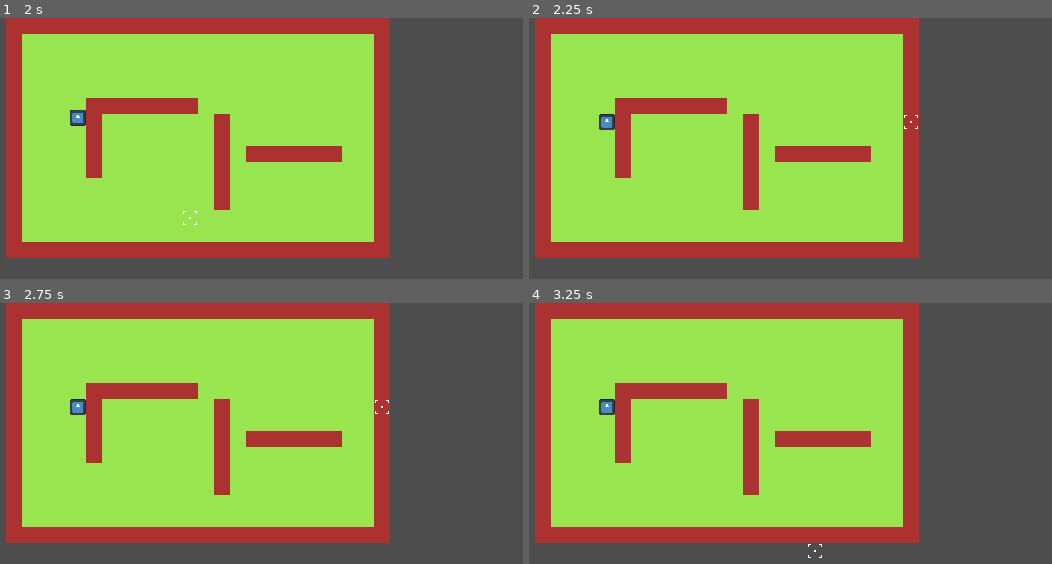
Above: before the commit, frames 1-4 (two rows, left to right).
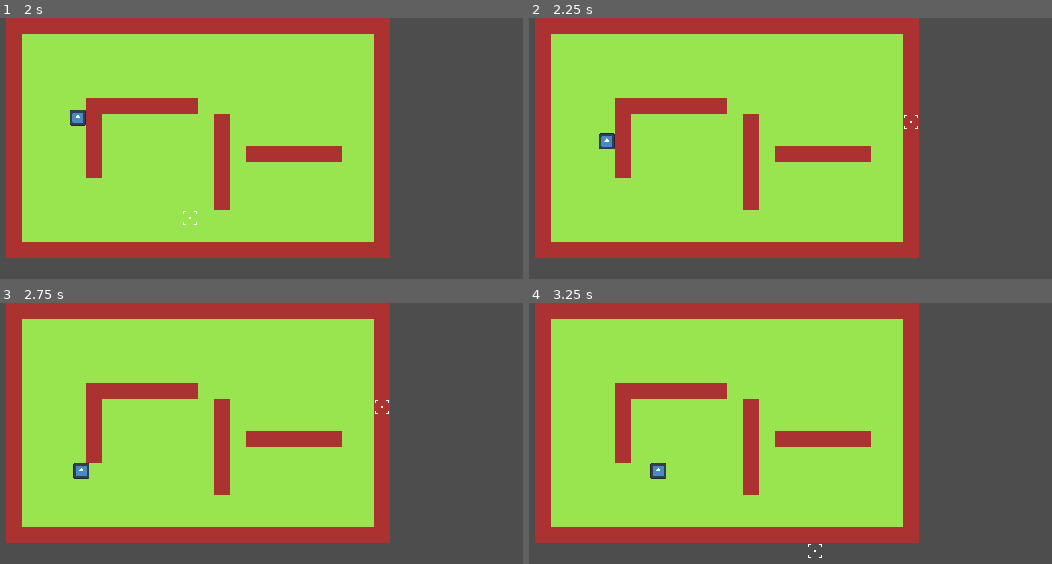
Above: after the commit, the same moments.

Repository: Junsonli/FIRSTMINIGAME-
Game: Godot game, scene res://Scene/level_scene.tscn
The game is run twice, just before and just after one commit, with the same random seed, the same clock (stepped at 60 frames per second) and the same inputs. The engine's default icon, where the game draws it, is replaced by a stand-in: a white triangle on a blue panel in a dark square.
Inputs (mouse positions are in pixels of both pictures, inside the frame that each line leads up to):
- Up to frame 1 (2 s): tap Enter at 0.5 s; move the mouse to (449, 179) at 0.52 s; press the mouse at (449, 179) at 0.53 s; tap Space at 1.25 s; move the mouse to (183, 216) at 1.27 s; release the mouse at (183, 216) at 1.28 s; click (183, 216) at 1.35 s
- Up to frame 2 (2.25 s): move the mouse to (905, 119) at 2.02 s; press the mouse at (905, 119) at 2.03 s
- Up to frame 3 (2.75 s): no input
- Up to frame 4 (3.25 s): move the mouse to (806, 556) at 2.77 s; release the mouse at (806, 556) at 2.78 s; click (806, 556) at 2.85 s

Frame 1 is identical in both runs. In frame 2, 0.4% of the frame differs, in the area x 13-17%, y 36-51%; in frame 3, 0.4%; in frame 4, 0.4%.

Commit message:
第五节课：移动做成技能以及占位其他技能

Diff:
--- /dev/null
+++ b/Scene/actions/bow_action.gd
@@ -0,0 +1,8 @@
+extends BaseAction
+class_name BowAction
+
+
+func start_action(target_grid_position:Vector2i,on_action_finished:Callable) -> void:
+	super.start_action(target_grid_position,on_action_finished)
+	print("Start"+action_name)
+	finish_action()
--- /dev/null
+++ b/Scene/actions/bow_action.tscn
@@ -0,0 +1,7 @@
+[gd_scene format=3 uid="uid://dk3sdx6fl8o0r"]
+
+[ext_resource type="Script" uid="uid://cjcjd0vwegi0j" path="res://Scene/actions/bow_action.gd" id="1_etljp"]
+
+[node name="BowAction" type="Node" unique_id=762374798]
+script = ExtResource("1_etljp")
+metadata/_custom_type_script = "uid://ln7vx4x445c3"
--- /dev/null
+++ b/Scene/actions/fireball_action.gd
@@ -0,0 +1,8 @@
+extends BaseAction
+class_name FireballAction
+
+
+func start_action(target_grid_position:Vector2i,on_action_finished:Callable) -> void:
+	super.start_action(target_grid_position,on_action_finished)
+	print("Start"+action_name)
+	finish_action()
--- /dev/null
+++ b/Scene/actions/fireball_action.tscn
@@ -0,0 +1,7 @@
+[gd_scene format=3 uid="uid://cf46v3u2l4pd5"]
+
+[ext_resource type="Script" uid="uid://ceqvs63hhwra1" path="res://Scene/actions/fireball_action.gd" id="1_mqrxq"]
+
+[node name="FireballAction" type="Node" unique_id=951063425]
+script = ExtResource("1_mqrxq")
+metadata/_custom_type_script = "uid://ln7vx4x445c3"
--- /dev/null
+++ b/Scene/actions/move_action.gd
@@ -0,0 +1,25 @@
+extends BaseAction
+
+class_name MoveAction
+
+var path:Array[Vector2]
+
+var move_speed:float = 100
+
+func start_action(target_grid_position:Vector2i,on_action_finished:Callable) -> void:
+	super.start_action(target_grid_position,on_action_finished)
+	path = GridManager.get_nav_world_path(unit.grid_position,target_grid_position)
+
+func move(target_global_position:Vector2,delta: float) -> void:
+	#朝目标平滑移动，move_speed * delta = 这一帧走多少像素（保证和帧率无关）
+	unit.global_position = unit.global_position.move_toward(target_global_position,move_speed * delta)
+
+func _process(delta: float) -> void:
+	if not is_active:
+		return
+	if path and not path.is_empty():        #path不为空才移动
+		move(path[0],delta)                 #朝第一个路径点移动
+		if unit.global_position == path[0]:      #到了？
+			path.remove_at(0)               #擦掉这个点，走下一个
+	else:
+		finish_action()
--- /dev/null
+++ b/Scene/actions/move_action.tscn
@@ -0,0 +1,7 @@
+[gd_scene format=3 uid="uid://cpnjhu7lhvr8b"]
+
+[ext_resource type="Script" uid="uid://ckw0gaxkcx04s" path="res://Scene/actions/move_action.gd" id="1_dhv2n"]
+
+[node name="MoveAction" type="Node" unique_id=219497780]
+script = ExtResource("1_dhv2n")
+metadata/_custom_type_script = "uid://ln7vx4x445c3"
--- /dev/null
+++ b/Scene/actions/sword_action.gd
@@ -0,0 +1,8 @@
+extends BaseAction
+class_name SwordAction
+
+
+func start_action(target_grid_position:Vector2i,on_action_finished:Callable) -> void:
+	super.start_action(target_grid_position,on_action_finished)
+	print("Start"+action_name)
+	finish_action()
--- /dev/null
+++ b/Scene/actions/sword_action.tscn
@@ -0,0 +1,7 @@
+[gd_scene format=3 uid="uid://pftncw88qmhl"]
+
+[ext_resource type="Script" uid="uid://dkthmoptrr86g" path="res://Scene/actions/sword_action.gd" id="1_7mtru"]
+
+[node name="SwordAction" type="Node" unique_id=1495476752]
+script = ExtResource("1_7mtru")
+metadata/_custom_type_script = "uid://ln7vx4x445c3"
--- a/Scene/units/unit.gd
+++ b/Scene/units/unit.gd
@@ -2,33 +2,20 @@
 
 class_name Unit
 
-var target_global_position:Vector2
+@onready var actions_manager: ActionsManager = $ActionsManager
 
-var move_speed:float = 100
-
+var is_performing_action:bool = false
 var path:Array[Vector2]
-
 var grid_position:Vector2i:
 	get:return GridManager.get_grid_position(global_position)
 
+func on_action_finished() -> void:
+	is_performing_action = false
+
 func _unhandled_input(event: InputEvent) -> void: 			#用_unhandled_input是防止和UI的输入冲突，UI处理完剩余的输入才到这里
+	if is_performing_action:
+		return
 	if event.is_action_pressed("left_mouse_click"):
 		var mouse_grid_position = GridManager.get_mouse_grid_position()            #获取鼠标当前所在的网格坐标
-		target_global_position = GridManager.get_world_position(mouse_grid_position)            #目标网格坐标→目标像素坐标（备用）
-		path = GridManager.get_nav_world_path(grid_position,mouse_grid_position)            #A*寻路：返回像素坐标路径数组
-
-func move(target_global_position:Vector2,delta: float) -> void:
-	#朝目标平滑移动，move_speed * delta = 这一帧走多少像素（保证和帧率无关）
-	global_position = global_position.move_toward(target_global_position,move_speed * delta)
-
-# Called when the node enters the scene tree for the first time.
-func _ready() -> void:
-	pass # Replace with function body.
-
-
-# Called every frame. 'delta' is the elapsed time since the previous frame.
-func _process(delta: float) -> void:
-	if path and not path.is_empty():        #path不为空才移动
-		move(path[0],delta)                 #朝第一个路径点移动
-		if global_position == path[0]:      #到了？
-			path.remove_at(0)               #擦掉这个点，走下一个
+		is_performing_action = true
+		actions_manager.get_action("move_action").start_action(mouse_grid_position,on_action_finished)
--- a/Scene/units/unit.tscn
+++ b/Scene/units/unit.tscn
@@ -3,6 +3,10 @@
 [ext_resource type="Script" uid="uid://5li74auf70kc" path="res://Scene/units/unit.gd" id="1_g0jjc"]
 [ext_resource type="Texture2D" uid="uid://dmied1wg4ixvs" path="res://icon.svg" id="2_yp0wv"]
 [ext_resource type="PackedScene" uid="uid://cgmftem1xn27v" path="res://Scene/managers/actions_manager.tscn" id="3_yp0wv"]
+[ext_resource type="PackedScene" uid="uid://cpnjhu7lhvr8b" path="res://Scene/actions/move_action.tscn" id="4_7c180"]
+[ext_resource type="PackedScene" uid="uid://dk3sdx6fl8o0r" path="res://Scene/actions/bow_action.tscn" id="5_jd8t8"]
+[ext_resource type="PackedScene" uid="uid://pftncw88qmhl" path="res://Scene/actions/sword_action.tscn" id="6_m2n7x"]
+[ext_resource type="PackedScene" uid="uid://cf46v3u2l4pd5" path="res://Scene/actions/fireball_action.tscn" id="7_notsm"]
 
 [node name="Unit" type="Node2D" unique_id=1734782482]
 position = Vector2(8, 8)
@@ -13,3 +17,13 @@
 texture = ExtResource("2_yp0wv")
 
 [node name="ActionsManager" parent="." unique_id=1992410721 instance=ExtResource("3_yp0wv")]
+
+[node name="MoveAction" parent="ActionsManager" unique_id=219497780 instance=ExtResource("4_7c180")]
+action_id = "move_action"
+action_name = "Move"
+
+[node name="BowAction" parent="ActionsManager" unique_id=762374798 instance=ExtResource("5_jd8t8")]
+
+[node name="SwordAction" parent="ActionsManager" unique_id=1495476752 instance=ExtResource("6_m2n7x")]
+
+[node name="FireballAction" parent="ActionsManager" unique_id=951063425 instance=ExtResource("7_notsm")]
Not shown, added: Scene/actions/bow_action.gd.uid
Not shown, added: Scene/actions/fireball_action.gd.uid
Not shown, added: Scene/actions/move_action.gd.uid
Not shown, added: Scene/actions/sword_action.gd.uid
Not shown, changed: notes/godot-notes.md
Not shown, changed: notes/人类复习用.md
